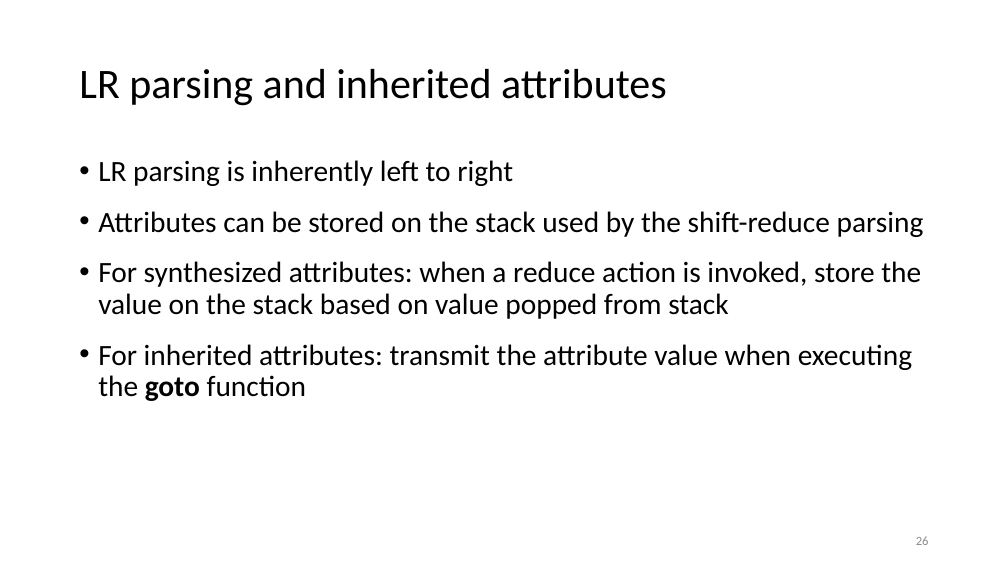
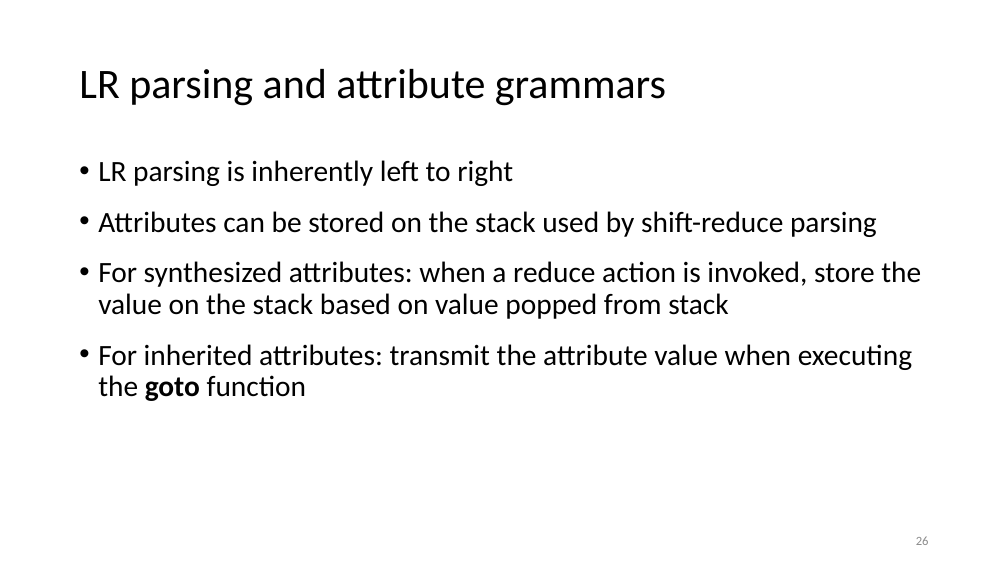
Before and after one commit to anoopsarkar/compilers-class, a slide deck: slide 26 of assets/ppt/parsing/lr6-sdt.pptx. Drawn at 1008x567 pixels with LibreOffice and Linux fonts; fonts in the diff are those of the drawing. Boxes give left, top, right and bottom in pixels: in the first picture for what was removed or moved away, otherwise in the second. Text is boxed around its words. In the diff, an @@ line names an element or a change of style, - is before the commit and + after.

Commit message:
fixed typos in sdt and llvm slides

```diff
--- a/assets/ppt/parsing/lr6-sdt.pptx
+++ b/assets/ppt/parsing/lr6-sdt.pptx
@@ title at <box>79,69,666,106</box>: text changed @@
-LR parsing and inherited attributes
+LR parsing and attribute grammars
@@ text at <box>98,211,877,237</box>: text changed @@
-• Attributes can be stored on the stack used by the shift-reduce parsing
+• Attributes can be stored on the stack used by shift-reduce parsing
```
Also in this commit, not shown: 3 other files.
